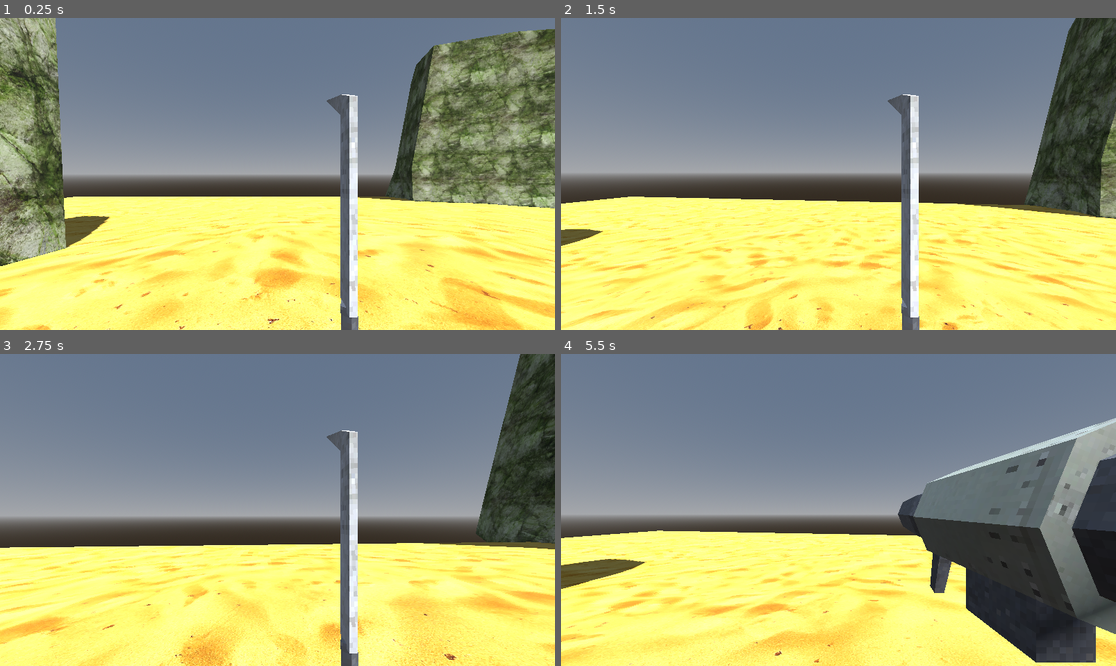
Above: before the commit, frames 1-4 (two rows, left to right).
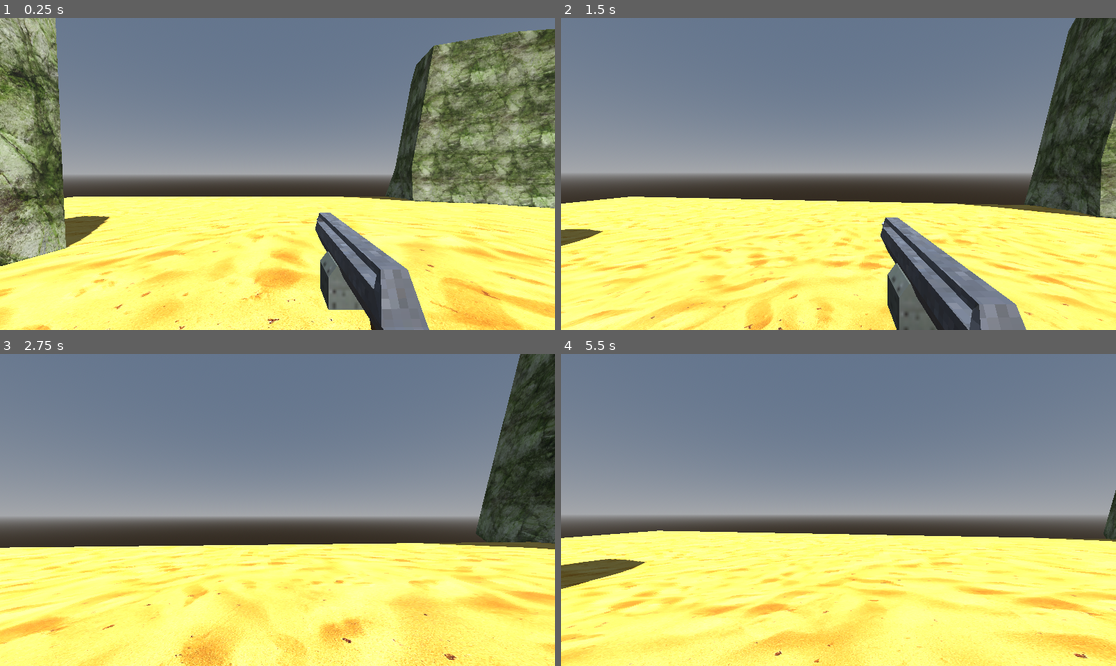
Above: after the commit, the same moments.

Repository: ashpemb/FPSGodot
Game: Godot game, scene res://Environment/World.tscn
The game is run twice, just before and just after one commit, with the same random seed, the same clock (stepped at 60 frames per second) and the same inputs.
Inputs (mouse positions are in pixels of both pictures, inside the frame that each line leads up to):
- Up to frame 1 (0.25 s): no input
- Up to frame 2 (1.5 s): tap Enter at 0.5 s; move the mouse to (866, 174) at 0.52 s; press the mouse at (866, 174) at 0.53 s; hold W (move_forwards) from 0.53 s (still down); tap Space (jump) at 0.77 s; move the mouse to (810, 174) at 1.27 s; release the mouse at (810, 174) at 1.28 s; click (810, 174) at 1.35 s
- Up to frame 3 (2.75 s): keep holding W (move_forwards); tap Space (jump) at 1.52 s; move the mouse to (288, 503) at 2.02 s; press the mouse at (288, 503) at 2.03 s; tap 1 at 2.1 s
- Up to frame 4 (5.5 s): keep holding W (move_forwards); move the mouse to (832, 516) at 2.77 s; release the mouse at (832, 516) at 2.78 s; tap 2 at 2.85 s; tap Space (jump) at 3.02, 3.77, 4.52 s; click (832, 516) at 3.05 s; move the mouse to (877, 513) at 3.52 s; press the mouse at (877, 513) at 3.53 s; tap 3 at 3.6 s; tap R (restart) at 4.25 s; move the mouse to (794, 506) at 4.27 s; release the mouse at (794, 506) at 4.28 s; tap 4 at 4.35 s; click (794, 506) at 4.55 s; move the mouse to (844, 510) at 5.02 s; press the mouse at (844, 510) at 5.03 s; tap 5 at 5.1 s

The runs differ from the first frame. In frame 1, 5.9% of the frame differs, in the area x 56-78%, y 24-100%; in frame 2, 6.6%; in frame 3, 2.4%; in frame 4, 19%, in the area x 60-100%, y 20-99%.
Error before the commit: Invalid assignment of property or key 'wait_time' with value of type 'Nil' on a base object of type 'Timer'. (res://Weapons/Weapon.gd:24)

Commit message:
Working Machine Gun

Diff:
--- a/FPS/Characters/Player/WeaponManager.gd
+++ b/FPS/Characters/Player/WeaponManager.gd
@@ -1,5 +1,5 @@
+extends Node3D
 class_name WeaponManager
-extends Node3D
 
 enum WEAPON_SLOTS {MACHETE, MACHINE_GUN, SHOTGUN, ROCKET_LAUNCHER}
 var slots_unlocked = {
@@ -9,42 +9,59 @@
 	WEAPON_SLOTS.ROCKET_LAUNCHER: true,
 }
 
+var firePoint : Node3D
+var bodiesToExclude : Array = []
+
 @onready var weapons = $Weapons.get_children()
-var cur_slot = 0
-var cur_weapon = null
+var currentSlot = 0
+var currentWeapon = null
 
 func _ready() -> void:
 	pass
 
+func Initialise(InFirePoint: Node3D, InBodies : Array):
+	firePoint = InFirePoint
+	bodiesToExclude = InBodies
+	for weapon in weapons:
+		if weapon.has_method("Initialise"):
+			weapon.Initialise(InFirePoint, InBodies)
+	SwitchToWeaponSlot(1)
+
+func Attack(IsJustPressed : bool, IsHeld : bool):
+	if currentWeapon == null:
+		return
+	if currentWeapon.has_method("Attack"):
+		currentWeapon.Attack(IsJustPressed, IsHeld)
+
 func SwitchToNextWeapon():
-	cur_slot = (cur_slot + 1) % slots_unlocked.size()
-	if !slots_unlocked[cur_slot]:
+	currentSlot = (currentSlot + 1) % slots_unlocked.size()
+	if !slots_unlocked[currentSlot]:
 		SwitchToNextWeapon()
 	else:
-		SwitchToWeaponSlot(cur_slot)
+		SwitchToWeaponSlot(currentSlot)
 
 func SwitchToLastWeapon():
-	cur_slot = posmod((cur_slot - 1) , slots_unlocked.size())
-	if !slots_unlocked[cur_slot]:
+	currentSlot = posmod((currentSlot - 1) , slots_unlocked.size())
+	if !slots_unlocked[currentSlot]:
 		SwitchToLastWeapon()
 	else:
-		SwitchToWeaponSlot(cur_slot)
+		SwitchToWeaponSlot(currentSlot)
 
 func SwitchToWeaponSlot(index : int):
 	if index < 0 or index>= slots_unlocked.size():
 		return
-	if !slots_unlocked[cur_slot]:
+	if !slots_unlocked[currentSlot]:
 		return
 	DisableAllWeapons()
-	cur_weapon = weapons[index]
-	if cur_weapon.has_method("set_active"):
-		cur_weapon.set_active()
+	currentWeapon = weapons[index]
+	if currentWeapon.has_method("SetActive"):
+		currentWeapon.SetActive()
 	else:
-		cur_weapon.show()
+		currentWeapon.hide()
 
 func DisableAllWeapons():
 	for weapon in weapons:
-		if weapon.has_method("set_inactive"):
-			weapon.set_inactive()
+		if weapon.has_method("SetInactive"):
+			weapon.SetInactive()
 		else:
 			weapon.hide()
--- a/FPS/Characters/Player/player.gd
+++ b/FPS/Characters/Player/player.gd
@@ -26,6 +26,7 @@
 func _ready():
 	Input.mouse_mode = Input.MOUSE_MODE_CAPTURED
 	health_manager.deadSig.connect(kill)
+	(weapon_manager as WeaponManager).Initialise($Camera3D/FirePoint, [self])
 
 func _input(event):
 	if event is InputEventMouseMotion:
@@ -65,6 +66,8 @@
 	if Input.is_action_just_pressed("jump"):
 		character_mover.jump()
 
+	(weapon_manager as WeaponManager).Attack(Input.is_action_just_pressed("attack"), Input.is_action_pressed("attack"))
+
 func hurt(damage, dir):
 	health_manager.hurt(damage, dir)
 
--- a/FPS/Characters/Player/player.tscn
+++ b/FPS/Characters/Player/player.tscn
@@ -7,68 +7,13 @@
 [ext_resource type="Script" path="res://Weapons/Weapon.gd" id="4_2ckdu"]
 [ext_resource type="Script" path="res://Characters/Player/WeaponManager.gd" id="4_73qca"]
 [ext_resource type="PackedScene" uid="uid://bwgkhel37ehkt" path="res://Weapons/Assets/machinegun.glb" id="4_dr4oy"]
-[ext_resource type="PackedScene" path="res://Weapons/Assets/shotgun.glb" id="5_jw7cq"]
-[ext_resource type="PackedScene" path="res://Weapons/Assets/rocketlauncher.glb" id="6_5r5bx"]
+[ext_resource type="PackedScene" uid="uid://ci2vyp7inaso2" path="res://Weapons/Assets/shotgun.glb" id="5_jw7cq"]
+[ext_resource type="PackedScene" uid="uid://c5t8d3kuy2bto" path="res://Weapons/Assets/rocketlauncher.glb" id="6_5r5bx"]
 [ext_resource type="PackedScene" uid="uid://5m7348ba7i77" path="res://Weapons/hit_scan_bullet_emitter.tscn" id="6_lkpxq"]
 
 [sub_resource type="CapsuleShape3D" id="CapsuleShape3D_ce6wn"]
 
 [sub_resource type="CapsuleMesh" id="CapsuleMesh_260ep"]
-
-[sub_resource type="Animation" id="Animation_rvk4v"]
-resource_name = "Idle"
-loop_mode = 1
-tracks/0/type = "value"
-tracks/0/imported = false
-tracks/0/enabled = true
-tracks/0/path = NodePath("Graphics:position")
-tracks/0/interp = 1
-tracks/0/loop_wrap = true
-tracks/0/keys = {
-"times": PackedFloat32Array(0),
-"transitions": PackedFloat32Array(1),
-"update": 0,
-"values": [Vector3(0, 0, 0)]
-}
-tracks/1/type = "value"
-tracks/1/imported = false
-tracks/1/enabled = true
-tracks/1/path = NodePath("Graphics:rotation")
-tracks/1/interp = 1
-tracks/1/loop_wrap = true
-tracks/1/keys = {
-"times": PackedFloat32Array(0),
-"transitions": PackedFloat32Array(1),
-"update": 0,
-"values": [Vector3(0, 0, 0)]
-}
-
-[sub_resource type="Animation" id="Animation_3cgq8"]
-length = 0.001
-tracks/0/type = "value"
-tracks/0/imported = false
-tracks/0/enabled = true
-tracks/0/path = NodePath("Graphics:position")
-tracks/0/interp = 1
-tracks/0/loop_wrap = true
-tracks/0/keys = {
-"times": PackedFloat32Array(0),
-"transitions": PackedFloat32Array(1),
-"update": 0,
-"values": [Vector3(0, 0, 0)]
-}
-tracks/1/type = "value"
-tracks/1/imported = false
-tracks/1/enabled = true
-tracks/1/path = NodePath("Graphics:rotation")
-tracks/1/interp = 1
-tracks/1/loop_wrap = true
-tracks/1/keys = {
-"times": PackedFloat32Array(0),
-"transitions": PackedFloat32Array(1),
-"update": 0,
-"values": [Vector3(0, 0, 0)]
-}
 
 [sub_resource type="Animation" id="Animation_o2bun"]
 resource_name = "Attack"
@@ -97,6 +42,61 @@
 "transitions": PackedFloat32Array(1, 1, 1, 1, 1),
 "update": 0,
 "values": [Vector3(0.360078, -0.0380377, -0.219915), Vector3(-1.19089, 0.541504, -0.685246), Vector3(-0.772185, 2.6938, -2.32626), Vector3(-1.16638, 0.333369, -0.367001), Vector3(0, 0, 0)]
+}
+
+[sub_resource type="Animation" id="Animation_rvk4v"]
+resource_name = "Idle"
+loop_mode = 1
+tracks/0/type = "value"
+tracks/0/imported = false
+tracks/0/enabled = true
+tracks/0/path = NodePath("Graphics:position")
+tracks/0/interp = 1
+tracks/0/loop_wrap = true
+tracks/0/keys = {
+"times": PackedFloat32Array(0),
+"transitions": PackedFloat32Array(1),
+"update": 0,
+"values": [Vector3(0, 0, 0)]
+}
+tracks/1/type = "value"
+tracks/1/imported = false
+tracks/1/enabled = true
+tracks/1/path = NodePath("Graphics:rotation")
+tracks/1/interp = 1
+tracks/1/loop_wrap = true
+tracks/1/keys = {
+"times": PackedFloat32Array(0),
+"transitions": PackedFloat32Array(1),
+"update": 0,
+"values": [Vector3(0, 0, 0)]
+}
+
+[sub_resource type="Animation" id="Animation_3cgq8"]
+length = 0.001
+tracks/0/type = "value"
+tracks/0/imported = false
+tracks/0/enabled = true
+tracks/0/path = NodePath("Graphics:position")
+tracks/0/interp = 1
+tracks/0/loop_wrap = true
+tracks/0/keys = {
+"times": PackedFloat32Array(0),
+"transitions": PackedFloat32Array(1),
+"update": 0,
+"values": [Vector3(0, 0, 0)]
+}
+tracks/1/type = "value"
+tracks/1/imported = false
+tracks/1/enabled = true
+tracks/1/path = NodePath("Graphics:rotation")
+tracks/1/interp = 1
+tracks/1/loop_wrap = true
+tracks/1/keys = {
+"times": PackedFloat32Array(0),
+"transitions": PackedFloat32Array(1),
+"update": 0,
+"values": [Vector3(0, 0, 0)]
 }
 
 [sub_resource type="AnimationLibrary" id="AnimationLibrary_5iurm"]
@@ -106,6 +106,22 @@
 "RESET": SubResource("Animation_3cgq8")
 }
 
+[sub_resource type="Animation" id="Animation_j0ck2"]
+resource_name = "Attack"
+length = 0.2
+tracks/0/type = "value"
+tracks/0/imported = false
+tracks/0/enabled = true
+tracks/0/path = NodePath("Graphics/machinegun:position")
+tracks/0/interp = 1
+tracks/0/loop_wrap = true
+tracks/0/keys = {
+"times": PackedFloat32Array(0, 0.2),
+"transitions": PackedFloat32Array(1, 1),
+"update": 0,
+"values": [Vector3(0, 0, 0.638199), Vector3(0, 0, 0)]
+}
+
 [sub_resource type="Animation" id="Animation_bvnot"]
 resource_name = "Idle"
 loop_mode = 1
@@ -135,22 +151,6 @@
 "transitions": PackedFloat32Array(1),
 "update": 0,
 "values": [Vector3(0, 0, 0)]
-}
-
-[sub_resource type="Animation" id="Animation_j0ck2"]
-resource_name = "Attack"
-length = 0.2
-tracks/0/type = "value"
-tracks/0/imported = false
-tracks/0/enabled = true
-tracks/0/path = NodePath("Graphics/machinegun:position")
-tracks/0/interp = 1
-tracks/0/loop_wrap = true
-tracks/0/keys = {
-"times": PackedFloat32Array(0, 0.2),
-"transitions": PackedFloat32Array(1, 1),
-"update": 0,
-"values": [Vector3(0, 0, 0.638199), Vector3(0, 0, 0)]
 }
 
 [sub_resource type="AnimationLibrary" id="AnimationLibrary_yw5gd"]
@@ -160,6 +160,34 @@
 "RESET": SubResource("Animation_lif3t")
 }
 
+[sub_resource type="Animation" id="Animation_f7j5v"]
+resource_name = "Attack"
+length = 0.8
+tracks/0/type = "value"
+tracks/0/imported = false
+tracks/0/enabled = true
+tracks/0/path = NodePath("Graphics:position")
+tracks/0/interp = 1
+tracks/0/loop_wrap = true
+tracks/0/keys = {
+"times": PackedFloat32Array(0, 0.2, 0.3, 0.4, 0.5, 0.8),
+"transitions": PackedFloat32Array(1, 1, 1, 1, 1, 1),
+"update": 0,
+"values": [Vector3(0, 0, 1.20291), Vector3(0, 0, -0.337085), Vector3(0, 0, -0.337085), Vector3(0, -1.03607, -0.337085), Vector3(0, 0, -0.337085), Vector3(0, 0, 0)]
+}
+tracks/1/type = "value"
+tracks/1/imported = false
+tracks/1/enabled = true
+tracks/1/path = NodePath("Graphics:rotation")
+tracks/1/interp = 1
+tracks/1/loop_wrap = true
+tracks/1/keys = {
+"times": PackedFloat32Array(0, 0.2, 0.3, 0.4, 0.8),
+"transitions": PackedFloat32Array(1, 1, 1, 1, 1),
+"update": 0,
+"values": [Vector3(0, 0, 0), Vector3(0.473996, 0, 0), Vector3(1.51245, 0, 0), Vector3(1.51245, 0, 0), Vector3(0, 0, 0)]
+}
+
 [sub_resource type="Animation" id="Animation_vhuub"]
 resource_name = "Idle"
 loop_mode = 1
@@ -213,34 +241,6 @@
 "transitions": PackedFloat32Array(1),
 "update": 0,
 "values": [Vector3(0, 0, 0)]
-}
-
-[sub_resource type="Animation" id="Animation_f7j5v"]
-resource_name = "Attack"
-length = 0.8
-tracks/0/type = "value"
-tracks/0/imported = false
-tracks/0/enabled = true
-tracks/0/path = NodePath("Graphics:position")
-tracks/0/interp = 1
-tracks/0/loop_wrap = true
-tracks/0/keys = {
-"times": PackedFloat32Array(0, 0.2, 0.3, 0.4, 0.5, 0.8),
-"transitions": PackedFloat32Array(1, 1, 1, 1, 1, 1),
-"update": 0,
-"values": [Vector3(0, 0, 1.20291), Vector3(0, 0, -0.337085), Vector3(0, 0, -0.337085), Vector3(0, -1.03607, -0.337085), Vector3(0, 0, -0.337085), Vector3(0, 0, 0)]
-}
-tracks/1/type = "value"
-tracks/1/imported = false
-tracks/1/enabled = true
-tracks/1/path = NodePath("Graphics:rotation")
-tracks/1/interp = 1
-tracks/1/loop_wrap = true
-tracks/1/keys = {
-"times": PackedFloat32Array(0, 0.2, 0.3, 0.4, 0.8),
-"transitions": PackedFloat32Array(1, 1, 1, 1, 1),
-"update": 0,
-"values": [Vector3(0, 0, 0), Vector3(0.473996, 0, 0), Vector3(1.51245, 0, 0), Vector3(1.51245, 0, 0), Vector3(0, 0, 0)]
 }
 
 [sub_resource type="AnimationLibrary" id="AnimationLibrary_vya4o"]
@@ -250,6 +250,22 @@
 "RESET": SubResource("Animation_hiadw")
 }
 
+[sub_resource type="Animation" id="Animation_5c4mx"]
+resource_name = "Attack"
+length = 0.4
+tracks/0/type = "value"
+tracks/0/imported = false
+tracks/0/enabled = true
+tracks/0/path = NodePath("Graphics:position")
+tracks/0/interp = 1
+tracks/0/loop_wrap = true
+tracks/0/keys = {
+"times": PackedFloat32Array(0, 0.4),
+"transitions": PackedFloat32Array(1, 1),
+"update": 0,
+"values": [Vector3(0, 0, 0.83725), Vector3(0, 0, 0)]
+}
+
 [sub_resource type="Animation" id="Animation_4l1d5"]
 resource_name = "Idle"
 loop_mode = 1
@@ -303,22 +319,6 @@
 "transitions": PackedFloat32Array(1),
 "update": 0,
 "values": [Vector3(0, 0, 0)]
-}
-
-[sub_resource type="Animation" id="Animation_5c4mx"]
-resource_name = "Attack"
-length = 0.4
-tracks/0/type = "value"
-tracks/0/imported = false
-tracks/0/enabled = true
-tracks/0/path = NodePath("Graphics:position")
-tracks/0/interp = 1
-tracks/0/loop_wrap = true
-tracks/0/keys = {
-"times": PackedFloat32Array(0, 0.4),
-"transitions": PackedFloat32Array(1, 1),
-"update": 0,
-"values": [Vector3(0, 0, 0.83725), Vector3(0, 0, 0)]
 }
 
 [sub_resource type="AnimationLibrary" id="AnimationLibrary_xoa0n"]
@@ -369,10 +369,8 @@
 transform = Transform3D(0.1, 0, 0, 0, 0.1, 0, 0, 0, 0.1, 0.0574909, -0.010743, 0.170577)
 visible = false
 script = ExtResource("4_2ckdu")
-automatic = null
-damage = null
-ammo = null
-attackRate = null
+automatic = true
+attackRate = 0.1
 
 [node name="Graphics" type="Node3D" parent="Camera3D/WeaponManagerNode/Weapons/MachineGun"]
 
@@ -393,7 +391,6 @@
 visible = false
 
 [node name="Graphics" type="Node3D" parent="Camera3D/WeaponManagerNode/Weapons/Shotgun"]
-transform = Transform3D(1, 0, 0, 0, 1, 0, 0, 0, 1, 0, 0, 0)
 
 [node name="shotgun" parent="Camera3D/WeaponManagerNode/Weapons/Shotgun/Graphics" instance=ExtResource("5_jw7cq")]
 
@@ -417,6 +414,9 @@
 "": SubResource("AnimationLibrary_xoa0n")
 }
 
+[node name="FirePoint" type="Node3D" parent="Camera3D"]
+transform = Transform3D(1, 0, 0, 0, 1, 0, 0, 0, 1, 0, 0, -0.113727)
+
 [node name="CharacterMover" parent="." instance=ExtResource("2_at7ue")]
 gravity = 45.0
 stop_drag = 0.3
--- a/FPS/Weapons/Weapon.gd
+++ b/FPS/Weapons/Weapon.gd
@@ -1,6 +1,7 @@
 extends Node3D
+class_name Weapon
 
-@onready var animPlayer = $AnimationPlayer
+@onready var animPlayer : AnimationPlayer = $AnimationPlayer
 @onready var bulletEmittersBase : Node3D = $BulletEmitters
 @onready var bulletEmitters = $BulletEmitters.get_children()
 
@@ -21,8 +22,9 @@
 
 func _ready() -> void:
 	attackTimer = Timer.new()
+	self.add_child(attackTimer)
 	attackTimer.wait_time = attackRate
-	attackTimer.connect("timeout", FinishAttack())
+	attackTimer.connect("timeout", FinishAttack)
 	attackTimer.one_shot = true
 
 func Initialise(InFirePoint : Node3D, InBodies : Array) -> void:
@@ -48,7 +50,23 @@
 	if ammo > 0:
 		ammo -= 1
 
-	var startTransform
+	var startTransform = bulletEmittersBase.global_transform
+	bulletEmittersBase.global_transform = firePoint.global_transform
+	for bulletEmitter in bulletEmitters:
+		bulletEmitter.Fire()
+	bulletEmittersBase.global_transform = startTransform
+	animPlayer.stop()
+	animPlayer.play("Attack")
+	firedSig.emit()
+	canAttack = false
+	attackTimer.start()
 
 func FinishAttack():
-	pass
+	canAttack = true
+
+func SetActive():
+	show()
+
+func SetInactive():
+	animPlayer.play("Idle")
+	hide()
--- a/FPS/project.godot
+++ b/FPS/project.godot
@@ -61,6 +61,11 @@
 "events": [Object(InputEventKey,"resource_local_to_scene":false,"resource_name":"","device":-1,"window_id":0,"alt_pressed":false,"shift_pressed":false,"ctrl_pressed":false,"meta_pressed":false,"pressed":false,"keycode":0,"physical_keycode":70,"key_label":0,"unicode":102,"echo":false,"script":null)
 ]
 }
+attack={
+"deadzone": 0.5,
+"events": [Object(InputEventMouseButton,"resource_local_to_scene":false,"resource_name":"","device":-1,"window_id":0,"alt_pressed":false,"shift_pressed":false,"ctrl_pressed":false,"meta_pressed":false,"button_mask":1,"position":Vector2(176, 15),"global_position":Vector2(180, 58),"factor":1.0,"button_index":1,"canceled":false,"pressed":true,"double_click":false,"script":null)
+]
+}
 
 [layer_names]
 
